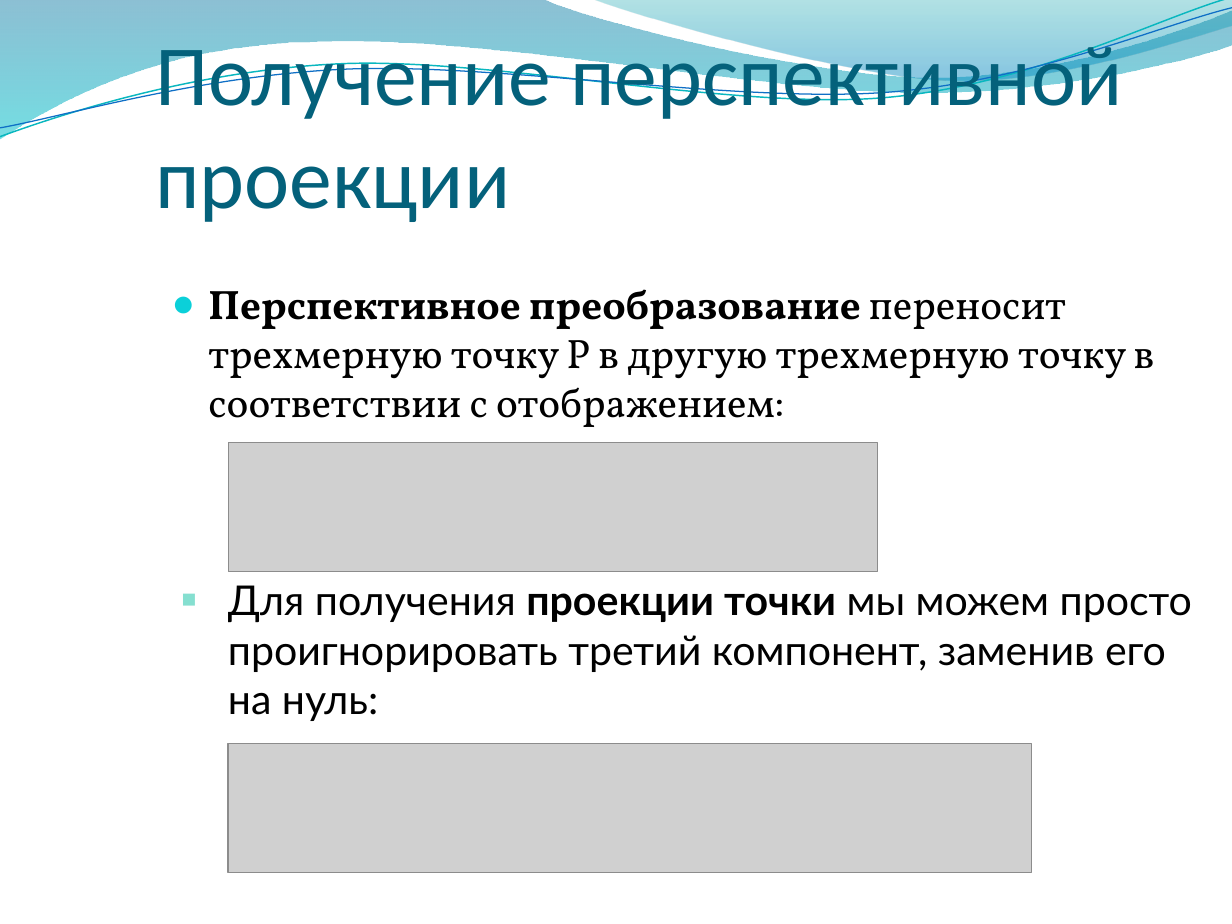
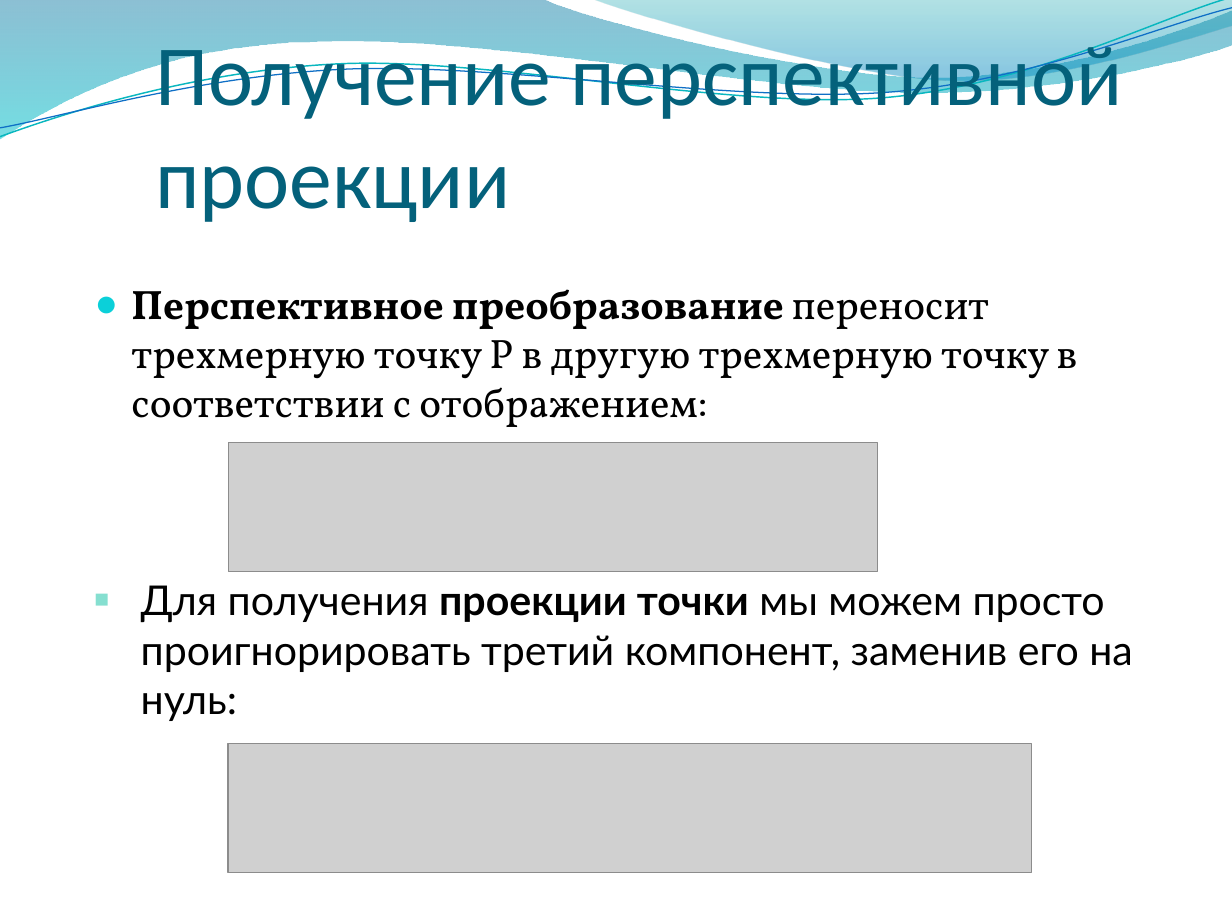
Before and after one commit to alexey-malov/cg-course, a slide deck: slide 140 of lectures/03 - Векторный анализ, трансформации и матрицы.pptx. Drawn at 1232x924 pixels with LibreOffice and Linux fonts; fonts in the diff are those of the drawing; grey boxes stand for pictures; background and template pictures are left out. Boxes give left, top, right and bottom in pixels: in the first picture for what was removed or moved away, otherwise in the second. Text is boxed around its words. In the diff, an @@ line names an element or a change of style, - is before the commit and + after.

```diff
--- a/lectures/03 - Векторный анализ, трансформации и матрицы.pptx
+++ b/lectures/03 - Векторный анализ, трансформации и матрицы.pptx
@@ text "Перспективное преобразование переносит трехмерную точку ...": place and size @@
-text "Перспективное преобразование переносит трехмерную точку ..." at (208,289,1155,427)
+text "Перспективное преобразование переносит трехмерную точку ..." at (131,289,1078,427)
@@ text "Для получения проекции точки мы ..." rewrapped from (228,585,1192,721) to (141,585,1133,721) @@
```
Also in this commit, not shown: 19 other slides changed, 1 slide removed.
